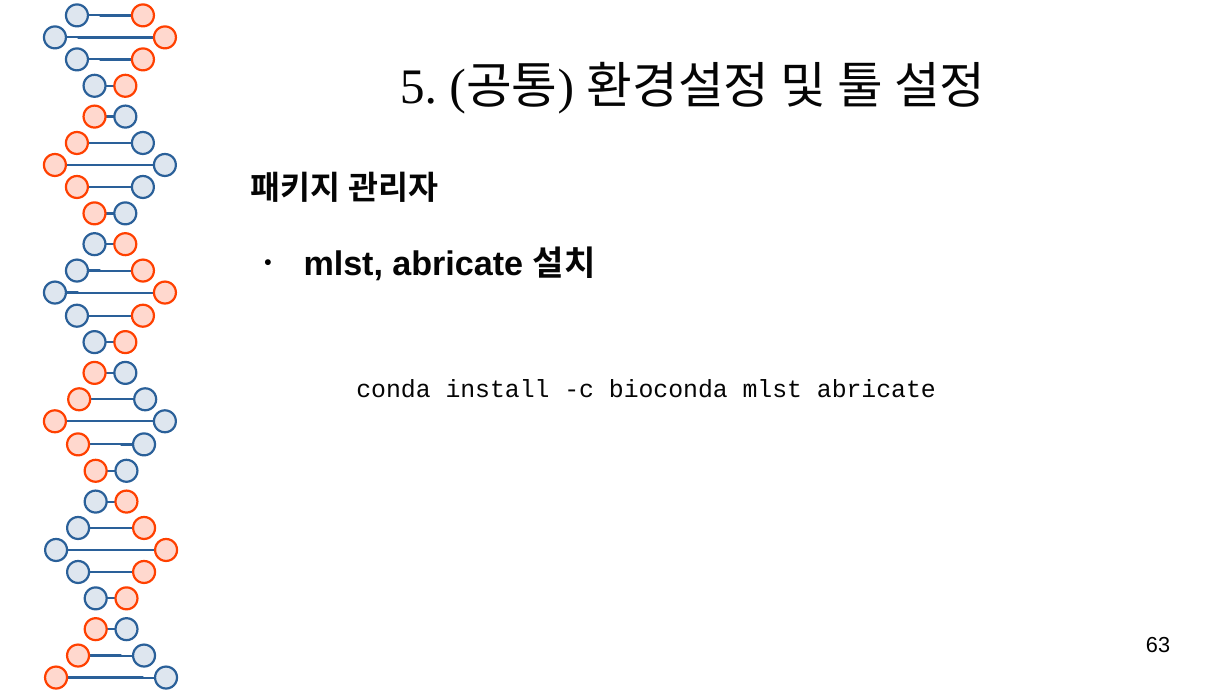
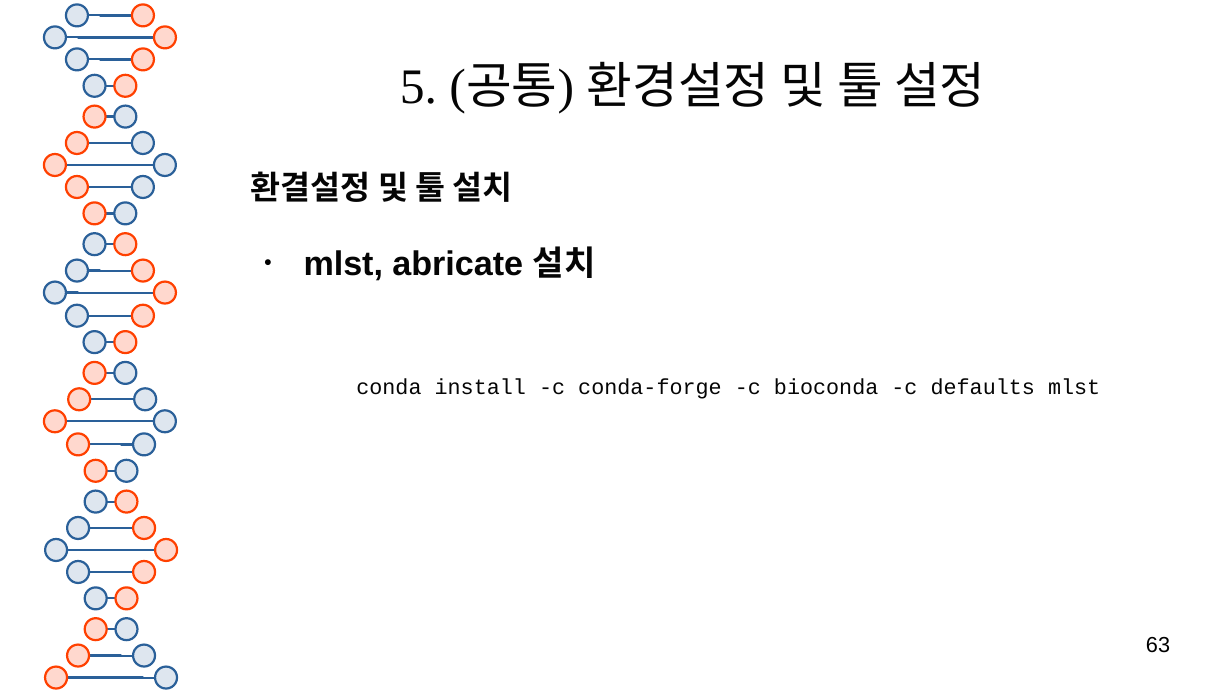
Before and after one commit to SHINKHO/bioinformatics_phase, a slide deck: slide 63 of docs/bioinformatics툴_분석.odp. Drawn at 1232x693 pixels with LibreOffice and Linux fonts; fonts in the diff are those of the drawing. Boxes give left, top, right and bottom in pixels: in the first picture for what was removed or moved away, otherwise in the second. Text is boxed around its words. In the diff, an @@ line names an element or a change of style, - is before the commit and + after.

```diff
--- a/docs/bioinformatics툴_분석.odp
+++ b/docs/bioinformatics툴_분석.odp
@@ text at (x1=251, y1=171, x2=513, y2=202): text changed @@
-패키지 관리자
+환결설정 및 툴 설치
@@ text at (x1=356, y1=378, x2=1100, y2=399): text changed; size 16 to 14 pt @@
-    conda install -c bioconda mlst abricate
+    conda install -c conda-forge -c bioconda -c defaults mlst
```
Also in this commit, not shown: 3 other slides changed, 11 slides added, 4 other files.
